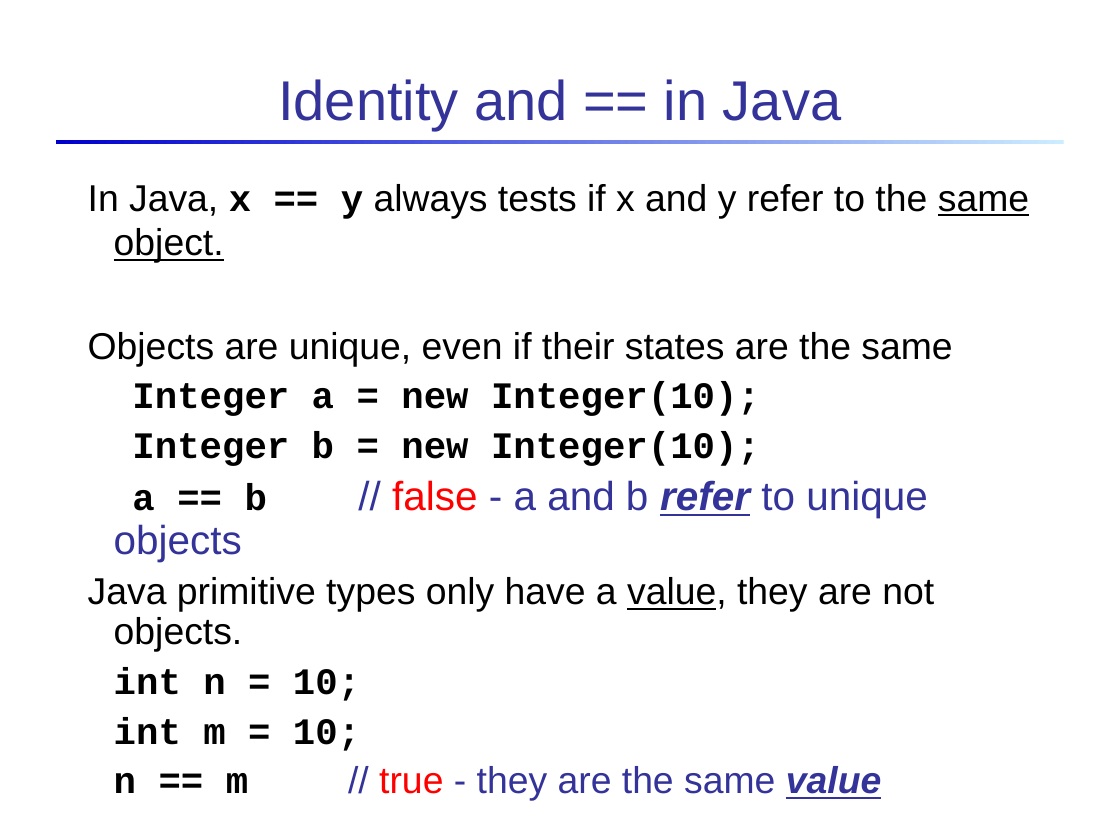
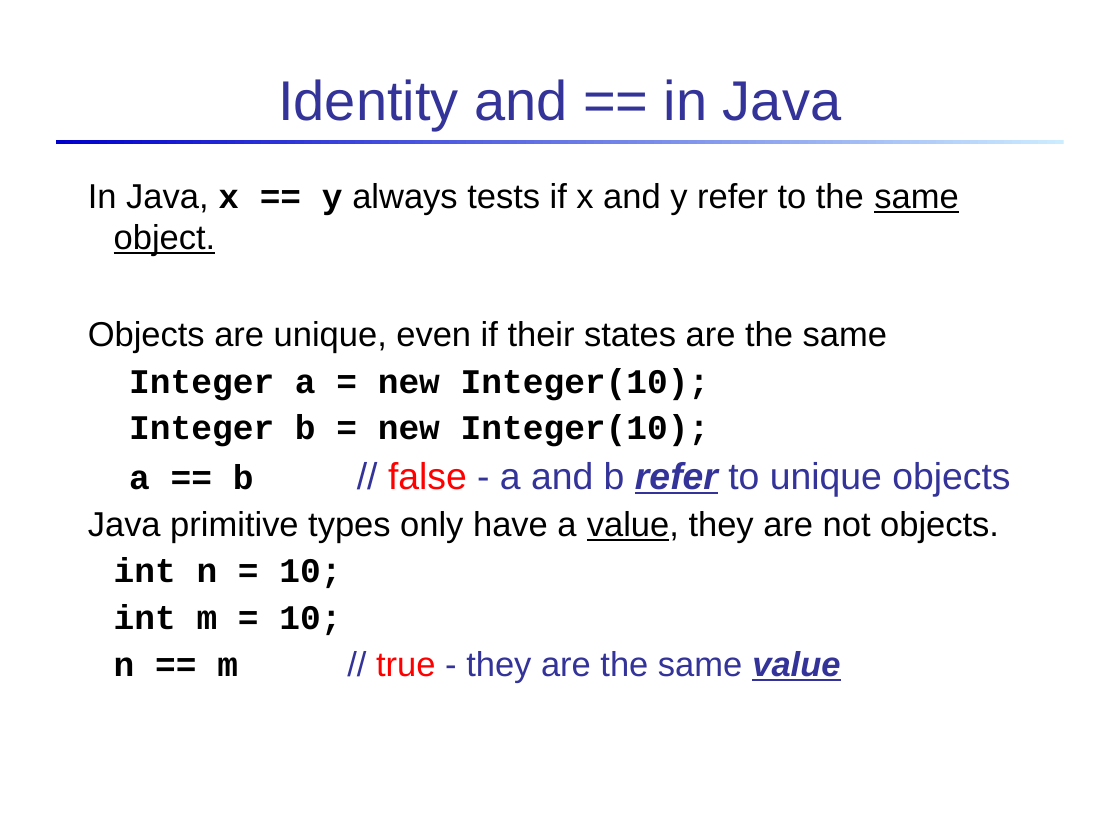
Before and after one commit to skeoop/skeoop.github.io, a slide deck: slide 23 of intro/Intro-to-Objects-Classes.ppt. Drawn at 1120x840 pixels with LibreOffice and Linux fonts; fonts in the diff are those of the drawing. Boxes give left, top, right and bottom in pixels: in the first picture for what was removed or moved away, otherwise in the second. Text is boxed around its words. In the diff, an @@ line names an element or a change of style, - is before the commit and + after.

```diff
--- a/intro/Intro-to-Objects-Classes.ppt
+++ b/intro/Intro-to-Objects-Classes.ppt
@@ text "In Java, x == y ..." at (88, 183, 1010, 683): size 24 to 22.2 pt in "In Java, x == y always tests ...", "Objects are unique, even if their states ...", "Integer a = new Integer(10);", "Integer b = new Integer(10);" and 5 more places; size 26 to 24.1 pt in "// false - a and b refer ..." @@
```
Also in this commit, not shown: 3 other slides changed, 2 slides added, 2 other files.
